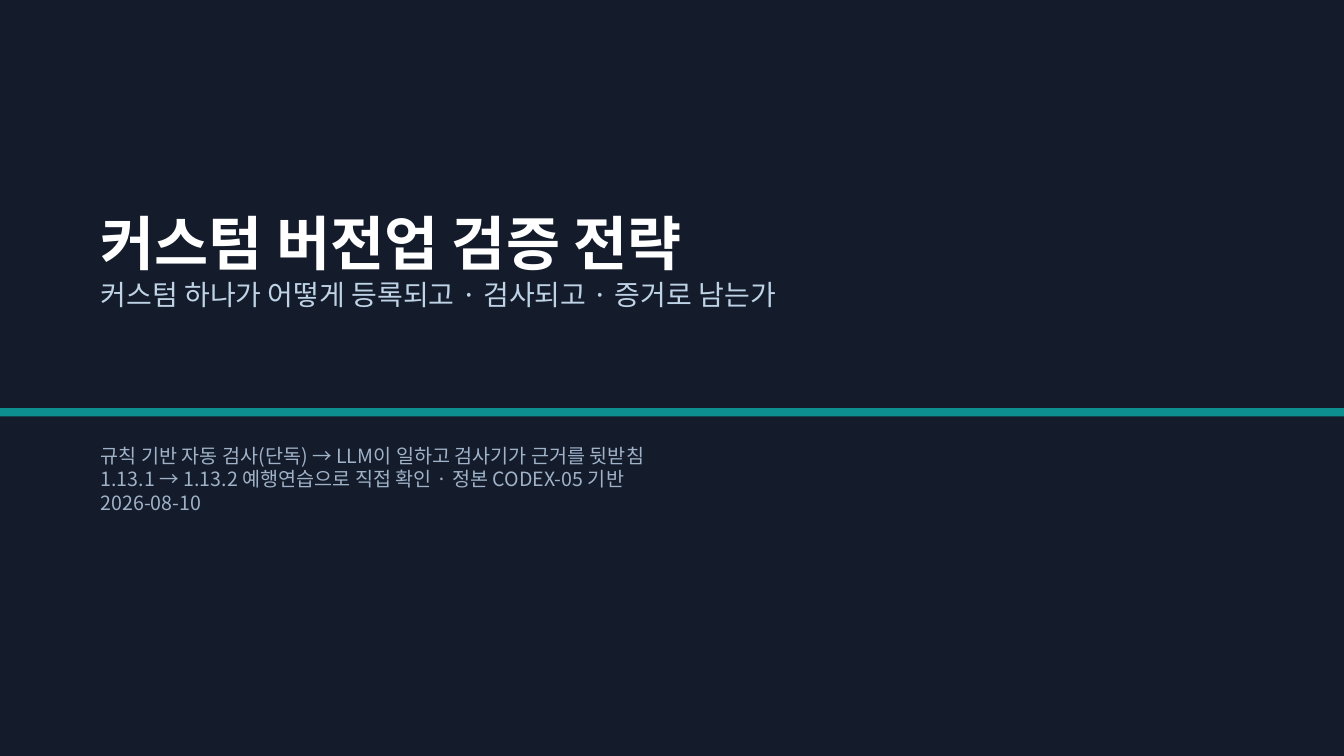
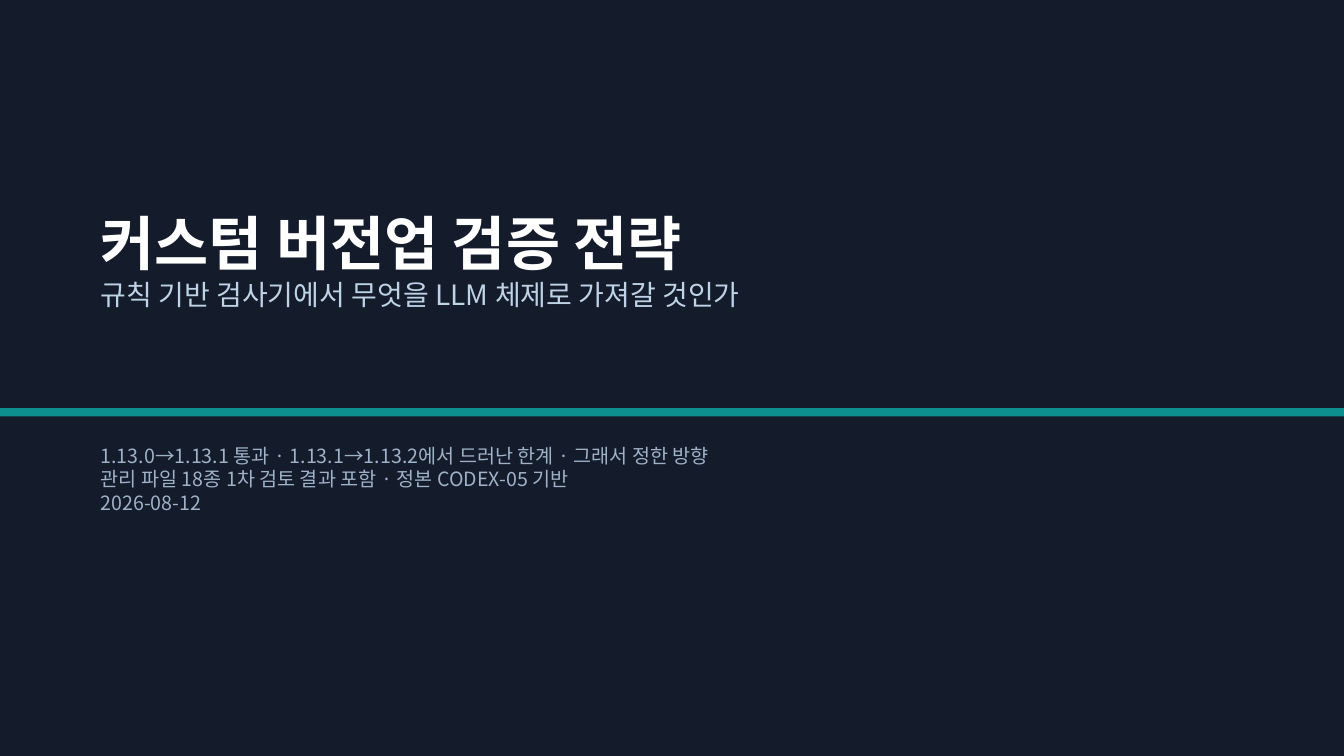
Before and after one commit to easyseop/openmetadata-lab-docs, a slide deck: slide 1 of docs/CODEX-05-전략발표.pptx. Drawn at 1344x756 pixels with LibreOffice and Linux fonts; fonts in the diff are those of the drawing. Boxes give left, top, right and bottom in pixels: in the first picture for what was removed or moved away, otherwise in the second. Text is boxed around its words. In the diff, an @@ line names an element or a change of style, - is before the commit and + after.

```diff
--- a/docs/CODEX-05-전략발표.pptx
+++ b/docs/CODEX-05-전략발표.pptx
@@ text at <box>101,281,739,307</box>: text changed @@
-커스텀 하나가 어떻게 등록되고 · 검사되고 · 증거로 남는가
+규칙 기반 검사기에서 무엇을 LLM 체제로 가져갈 것인가
@@ text at <box>101,446,709,510</box>: text changed @@
-규칙 기반 자동 검사(단독) → LLM이 일하고 검사기가 근거를 뒷받침
-1.13.1 → 1.13.2 예행연습으로 직접 확인 · 정본 CODEX-05 기반
-2026-08-10
+1.13.0→1.13.1 통과 · 1.13.1→1.13.2에서 드러난 한계 · 그래서 정한 방향
+관리 파일 18종 1차 검토 결과 포함 · 정본 CODEX-05 기반
+2026-08-12
```
Also in this commit, not shown: 13 other slides changed, 2 slides added, 1 slide removed, 2 other files.
